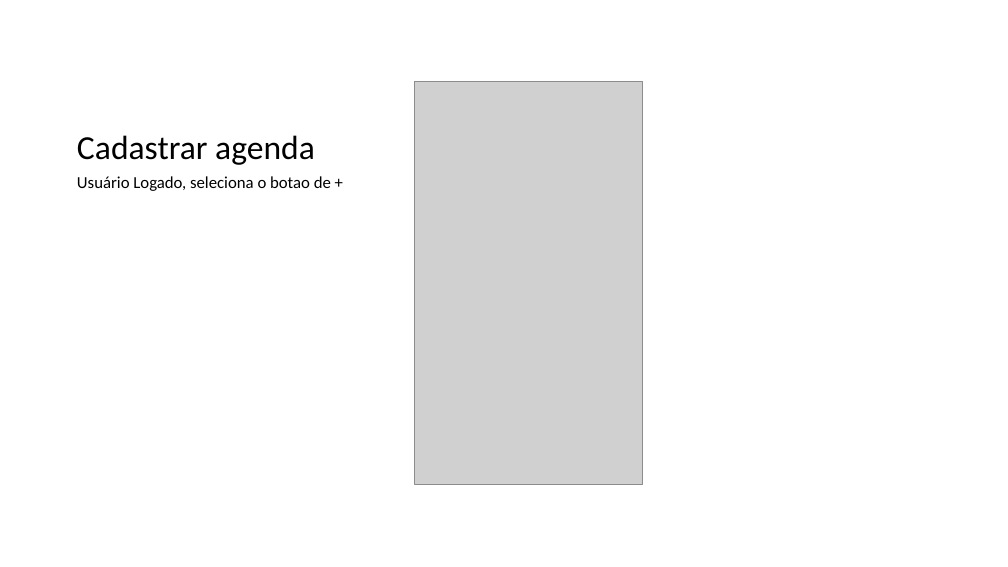
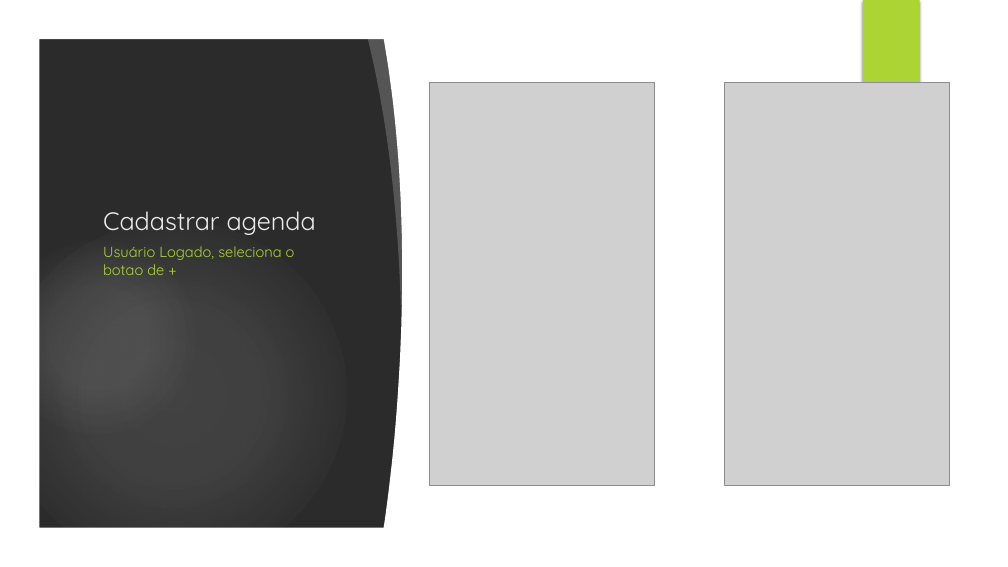
Before and after one commit to projeto-tour/app, a slide deck: slide 5 of documentacao/documentoweb2015/06-tutorial/Partiu!.pptx (slide 6 before the commit). Drawn at 1008x567 pixels with LibreOffice and Linux fonts; fonts in the diff are those of the drawing; grey boxes stand for pictures; background and template pictures are left out; a plain dark background stands for a picture behind light text. Boxes give left, top, right and bottom in pixels: in the first picture for what was removed or moved away, otherwise in the second. Text is boxed around its words. In the diff, an @@ line names an element or a change of style, - is before the commit and + after.

```diff
--- a/documentacao/documentoweb2015/06-tutorial/Partiu!.pptx
+++ b/documentacao/documentoweb2015/06-tutorial/Partiu!.pptx
@@ background #FFFFFF to picture (left out) @@
@@ group added at (0, 0, 1008, 567): 4 ellipses, 3 freeform shapes, 1 rectangle @@
@@ rectangle added at (863, 0, 920, 95), fill #ACD433 @@
@@ picture: place and size @@
-picture at (414, 82, 643, 485)
+picture at (430, 82, 654, 485)
@@ picture added at (724, 82, 949, 485) @@
@@ title "Cadastrar agenda": place and size @@
-title "Cadastrar agenda" at (77, 135, 315, 165)
+title "Cadastrar agenda" at (103, 211, 316, 235)
@@ title "Cadastrar agenda" at (103, 211, 316, 235): size 32 to 24 pt, font Calibri to Quicksand, text colour #000000 to #EBEBEB; line spacing 0.9 to 1 @@
@@ text "Usuário Logado, seleciona o botao ...": place and size @@
-text "Usuário Logado, seleciona o botao ..." at (77, 176, 331, 191)
+text "Usuário Logado, seleciona o botao ..." at (103, 246, 295, 275)
@@ text "Usuário Logado, seleciona o botao ..." at (103, 246, 295, 275): size 16 to 14 pt, font Calibri to Quicksand, text colour #000000 to #ACD433; line spacing 0.9 to 1 @@
```
Also in this commit, not shown: 3 other slides changed, 11 slides added, 2 slides removed.
